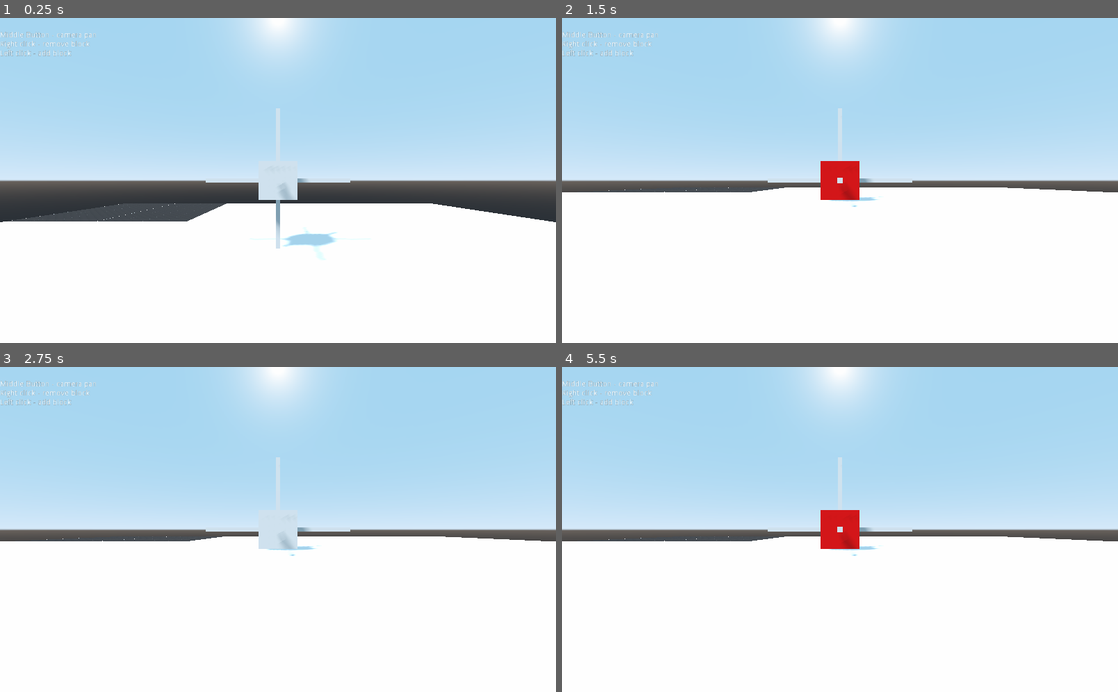
Above: before the commit, frames 1-4 (two rows, left to right).
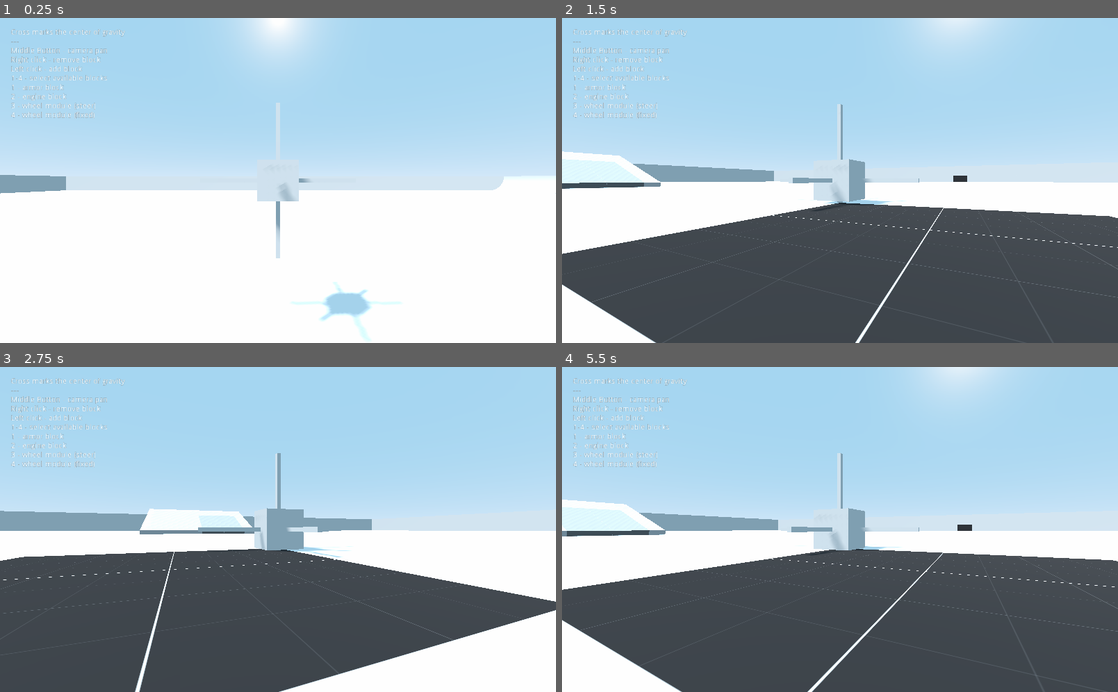
Above: after the commit, the same moments.

Repository: pawngames/GodotModularBuilder
Game: Godot game, scene res://src/level2.tscn
Same seed, same stepped clock (60 frames per second), same inputs: the game is played once before the commit and once after it.
Inputs (mouse positions are in pixels of both pictures, inside the frame that each line leads up to):
- Up to frame 1 (0.25 s): no input
- Up to frame 2 (1.5 s): tap Enter at 0.5 s; move the mouse to (962, 164) at 0.52 s; hold D (ui_steer_right) 0.53-1.28 s; tap 1 at 0.6 s; click (962, 164) at 0.67 s; tap 2 at 0.8, 1.35 s; move the mouse to (728, 196) at 1.27 s; hold S (ui_brake) from 1.28 s (still down); click (728, 196) at 1.42 s
- Up to frame 3 (2.75 s): tap 3 at 1.55, 2.1 s; move the mouse to (333, 458) at 2.02 s; release S (ui_brake) at 2.03 s; hold D (ui_steer_right) from 2.03 s (still down); click (333, 458) at 2.17 s; tap 4 at 2.3 s
- Up to frame 4 (5.5 s): move the mouse to (812, 594) at 2.77 s; release D (ui_steer_right) at 2.78 s; hold W (ui_accel) 2.78-3.53 s; tap 4 at 2.85, 5.3 s; click (812, 594) at 2.92 s; tap 1 at 3.05, 3.6 s; move the mouse to (1006, 578) at 3.52 s; hold A (ui_steer_left) 3.53-5.03 s; click (1006, 578) at 3.67 s; tap 2 at 3.8, 4.35 s; move the mouse to (673, 480) at 4.27 s; click (673, 480) at 4.42 s; tap 3 at 4.55, 5.1 s; move the mouse to (867, 529) at 5.02 s; hold S (ui_brake) from 5.03 s (still down); click (867, 529) at 5.17 s

The runs differ from the first frame. In frame 1, 11% of the frame differs, in the area x 0-100%, y 3-100%; in frame 2, 45%; in frame 3, 42%; in frame 4, 46%, in the area x 0-100%, y 0-100%.

Commit message:
Ok interface, vehicle physics in study. GodotPhysics is strange.

Diff:
--- /dev/null
+++ b/assets/module_icon.svg
@@ -0,0 +1,78 @@
+<?xml version="1.0" encoding="UTF-8" standalone="no"?>
+<!-- Created with Inkscape (http://www.inkscape.org/) -->
+
+<svg
+   width="16"
+   height="16"
+   viewBox="0 0 4.2333332 4.2333335"
+   version="1.1"
+   id="svg5"
+   inkscape:version="1.1 (c68e22c387, 2021-05-23)"
+   sodipodi:docname="module_icon.svg"
+   xmlns:inkscape="http://www.inkscape.org/namespaces/inkscape"
+   xmlns:sodipodi="http://sodipodi.sourceforge.net/DTD/sodipodi-0.dtd"
+   xmlns="http://www.w3.org/2000/svg"
+   xmlns:svg="http://www.w3.org/2000/svg">
+  <sodipodi:namedview
+     id="namedview7"
+     pagecolor="#ffffff"
+     bordercolor="#666666"
+     borderopacity="1.0"
+     inkscape:pageshadow="2"
+     inkscape:pageopacity="0.0"
+     inkscape:pagecheckerboard="0"
+     inkscape:document-units="mm"
+     showgrid="false"
+     units="px"
+     width="16px"
+     inkscape:snap-global="false"
+     inkscape:zoom="5.0671718"
+     inkscape:cx="3.15758"
+     inkscape:cy="21.017642"
+     inkscape:window-width="1640"
+     inkscape:window-height="1025"
+     inkscape:window-x="40"
+     inkscape:window-y="0"
+     inkscape:window-maximized="1"
+     inkscape:current-layer="layer1" />
+  <defs
+     id="defs2" />
+  <g
+     inkscape:label="Camada 1"
+     inkscape:groupmode="layer"
+     id="layer1">
+    <rect
+       style="opacity:1;fill:#ff8080;stroke-width:0.699064;stroke-linecap:square;stroke-dashoffset:98.5;paint-order:markers stroke fill"
+       id="rect846"
+       width="1.5994825"
+       height="1.5994825"
+       x="0.66517365"
+       y="2.3787696"
+       ry="0.33413383" />
+    <rect
+       style="fill:#ff8080;stroke-width:0.699064;stroke-linecap:square;stroke-dashoffset:98.5;paint-order:markers stroke fill"
+       id="rect846-3"
+       width="1.5994825"
+       height="1.5994825"
+       x="2.3614304"
+       y="2.3787696"
+       ry="0.33413383" />
+    <rect
+       style="fill:#ff8080;stroke-width:0.699064;stroke-linecap:square;stroke-dashoffset:98.5;paint-order:markers stroke fill"
+       id="rect846-6"
+       width="1.5994825"
+       height="1.5994825"
+       x="2.3614304"
+       y="0.65842021"
+       ry="0.33413383" />
+    <rect
+       style="fill:#ff8080;stroke-width:0.699064;stroke-linecap:square;stroke-dashoffset:98.5;paint-order:markers stroke fill"
+       id="rect846-7"
+       width="1.5994825"
+       height="1.5994825"
+       x="-0.89561552"
+       y="0.8812654"
+       ry="0.33413383"
+       transform="rotate(-45)" />
+  </g>
+</svg>
--- a/project.godot
+++ b/project.godot
@@ -13,9 +13,21 @@
 "class": "BuildModule",
 "language": "GDScript",
 "path": "res://src/Module.gd"
+}, {
+"base": "Area",
+"class": "SnapArea",
+"language": "GDScript",
+"path": "res://src/IndicatorArea.gd"
+}, {
+"base": "BuildModule",
+"class": "WheelModule",
+"language": "GDScript",
+"path": "res://src/blocks/WheelModule.gd"
 } ]
 _global_script_class_icons={
-"BuildModule": ""
+"BuildModule": "res://assets/module_icon.svg",
+"SnapArea": "",
+"WheelModule": ""
 }
 
 [application]
@@ -59,6 +71,7 @@
 
 [physics]
 
+common/physics_fps=120
 3d/physics_engine="GodotPhysics"
 
 [rendering]
--- a/src/level2.gd
+++ b/src/CamRefX.gd
@@ -5,7 +5,7 @@
 var mouse_control = false
 var mouse_sensitivity = 0.005
 
-var max_zoom = 10.0
+var max_zoom = 3.0
 var min_zoom = 0.5
 var zoom_speed = 0.2
 
@@ -17,20 +17,23 @@
 	pass
 
 func _process(delta):
-	$CamRefX.scale = lerp(scale, Vector3.ONE * zoom, zoom_speed)
-	$CamRefX.global_transform.origin = $Vehicle.global_transform.origin
+	scale = lerp(scale, Vector3.ONE * zoom, zoom_speed)
+	global_transform.origin = $"../Vehicle".global_transform.origin
+	if Input.is_action_pressed("ui_accel"):
+		rotation.y = lerp_angle(rotation.y, $"../Vehicle".rotation.y - PI/2, .03)
+	if Input.is_action_pressed("ui_brake"):
+		rotation.y = lerp_angle(rotation.y, $"../Vehicle".rotation.y + PI/2, .03)
 	pass
 
 func _unhandled_input(event):
 	if event is InputEventMouseMotion and btn_down:
 		if event.relative.x != 0:
 			var dir = 1 if invert_x else -1
-			$CamRefX.rotate_object_local(Vector3.UP, dir * event.relative.x * mouse_sensitivity)
+			rotate_object_local(Vector3.UP, dir * event.relative.x * mouse_sensitivity)
 		if event.relative.y != 0:
 			var dir = 1 if invert_y else -1
-			$CamRefX/CamRefY.rotate_object_local(Vector3.FORWARD, dir * event.relative.y * mouse_sensitivity)
+			$CamRefY.rotate_object_local(Vector3.FORWARD, dir * event.relative.y * mouse_sensitivity)
 	if event is InputEventMouseButton:
-		print(event.button_index)
 		if event.button_index == BUTTON_WHEEL_UP:
 			zoom -= zoom_speed
 		if event.button_index == BUTTON_WHEEL_DOWN:
--- a/src/IndicatorArea.gd
+++ b/src/IndicatorArea.gd
@@ -1,4 +1,6 @@
 extends Area
+
+class_name SnapArea
 
 signal indicator_pressed(pos, normal, left)
 
@@ -19,10 +21,8 @@
 func _on_IndicatorArea_input_event(camera, event, click_position:Vector3, click_normal, shape_idx):
 	if event is InputEventMouseButton:
 		if event.button_index == BUTTON_MASK_RIGHT and event.pressed:
-			print("clicked_r")
 			emit_signal("indicator_pressed", click_position, click_normal, false)
 		if event.button_index == BUTTON_MASK_LEFT and event.pressed:
-			print("clicked_l")
 			emit_signal("indicator_pressed", click_normal + global_transform.origin, click_normal, true)
 	if event is InputEventMouseMotion:
 		$Indicator.global_transform.origin = click_normal*2 + global_transform.origin
--- a/src/Module.gd
+++ b/src/Module.gd
@@ -1,23 +1,31 @@
 extends CollisionShape
 
-class_name BuildModule
+tool
+class_name BuildModule, "res://assets/module_icon.svg"
 
-signal block_input_pressed(direction, pos)
+func _get_configuration_warning():
+	if $Model == null or !($Model is MeshInstance):
+		return "A Model node of type MeshInstance is required"
+	if $SnapArea == null or !($SnapArea is SnapArea):
+		return "A SnapArea node of type SnapArea is required"
+	return ""
+
+signal block_torque_add(direction, pos)
+signal block_impulse_add(direction, pos)
 signal block_add(pos, normal)
 signal block_remove(id)
 
-#indicates this block's force direction
-var block_direction:Vector3 = global_transform.basis.y
+#indicates this block's force direction, if any
+var block_force_direction:Vector3 = Vector3.ZERO
+export var block_mass:float = 1.0
+export var block_health:float = 100.0
+export var block_name:String = "BaseBlock"
 
 func _ready():
 	pass
 
-func _process(delta):
-	if Input.is_action_pressed("ui_up"):
-		#sends the force vector to be applied
-		#on the main body
-		emit_signal("block_input_pressed", global_transform.basis.y*10.0, transform.origin)
-		pass
+func _physics_process(delta):
+	#Each module should implement its own logic
 	pass
 
 func _on_SnapArea_indicator_pressed(pos, normal, left):
@@ -26,3 +34,15 @@
 	else:
 		emit_signal("block_remove", self)
 	pass
+
+func align_with_y(xform, new_y):
+	xform.basis.y = new_y
+	xform.basis.x = -xform.basis.z.cross(new_y)
+	xform.basis = xform.basis.orthonormalized()
+	return xform
+
+func align_with_z(xform, new_z):
+	xform.basis.z = -new_z
+	xform.basis.x = -xform.basis.y.cross(new_z)
+	xform.basis = xform.basis.orthonormalized()
+	return xform
--- a/src/SnapArea.tscn
+++ b/src/SnapArea.tscn
@@ -8,7 +8,8 @@
 [sub_resource type="CubeMesh" id=2]
 
 [sub_resource type="SpatialMaterial" id=3]
-albedo_color = Color( 1, 0, 0, 1 )
+flags_transparent = true
+albedo_color = Color( 1, 0, 0, 0.490196 )
 
 [node name="SnapArea" type="Area"]
 script = ExtResource( 1 )
@@ -17,6 +18,7 @@
 shape = SubResource( 1 )
 
 [node name="Indicator" type="Spatial" parent="."]
+visible = false
 
 [node name="IndicatorShape" type="MeshInstance" parent="Indicator"]
 mesh = SubResource( 2 )
--- a/src/Vehicle.gd
+++ b/src/Vehicle.gd
@@ -1,59 +1,98 @@
 extends RigidBody
 
-var forces:Array = []
+var forces:Dictionary = {}
+var torques:Dictionary = {}
+
+var modules:Array = [
+	"res://src/blocks/ArmorModule.tscn",
+	"res://src/blocks/ThrusterModule.tscn",
+	"res://src/blocks/WheelSteerModule.tscn",
+	"res://src/blocks/WheelModule.tscn"
+]
+var selected:String = "res://src/blocks/ArmorModule.tscn"
 
 func _ready():
-	$BuildModule.connect("block_input_pressed", self, "_block_input")
-	$BuildModule.connect("block_add", self, "_block_added")
-	$BuildModule.connect("block_remove", self, "_block_removed")
+	$ArmorModule.connect("block_torque_add", self, "_block_input")
+	$ArmorModule.connect("block_impulse_add", self, "_block_input")
+	$ArmorModule.connect("block_add", self, "_block_added")
+	$ArmorModule.connect("block_remove", self, "_block_removed")
 	pass
 
 func _process(delta):
-	var force:Vector3 = Vector3.ZERO
-	for f in forces:
-		apply_impulse(f[1], f[0])
-	forces.clear()
 	pass
 
-func _block_removed(id):
+func _physics_process(delta):
+	#for f in forces.keys():
+	#	apply_central_impulse(forces.get(f))
+	#	#print("pos: " + str(f) + "|for: " + str(forces.get(f)))
+	#for t in torques.keys():
+	#	apply_torque_impulse(torques.get(t))
+	#	#print("pos: " + str(t) + "|for: " + str(torques.get(t)))
+	#if forces.size() > 0:
+	#	print("------------------")
+	#forces.clear()
+	#torques.clear()
+	pass
+
+func _block_removed(id:BuildModule):
+	mass -= id.block_mass
+	weight = mass*gravity_scale*9.8
 	remove_child(id)
-	mass -= 1.0
-	weight = mass*gravity_scale*9.8
 	_recalculate_cm()
 	pass
 
 func _block_added(pos, normal):
-	var new_module_scene = load("res://src/BuildModule.tscn").duplicate(true)
+	var new_module_scene = load(selected).duplicate(true)
 	var new_module = new_module_scene.instance()
 	add_child(new_module)
 	new_module.global_transform.origin = pos + normal
 	new_module.connect("block_add", self, "_block_added")
-	new_module.connect("block_input_pressed", self, "_block_input")
+	new_module.connect("block_impulse_add", self, "_block_impulse")
+	new_module.connect("block_torque_add", self, "_block_torque")
 	new_module.connect("block_remove", self, "_block_removed")
-	mass += 1.0
+	mass += new_module.block_mass
 	weight = mass*gravity_scale*9.8
 	_recalculate_cm()
+	apply_central_impulse(Vector3.UP)
 	pass
 
 func _recalculate_cm():
 	#assuming equal mass for every block
 	var start_pos = global_transform.origin
 	var new_cm = Vector3.ZERO
-	var count = 0
+	var count = 0.0
 	for child in get_children():
-		if child is CollisionShape:
-			count += 1
-			new_cm += child.transform.origin
+		if child is BuildModule:
+			count += child.block_mass
+			new_cm += child.transform.origin*child.block_mass
 	new_cm /= count
-	print("ncm" + str(new_cm))
 	for child in get_children():
-		if child is CollisionShape:
-			child.transform.origin -= new_cm/2
-	global_transform.origin -= new_cm.rotated(Vector3.UP, PI/2)/2
-	print("gt" + str(global_transform.origin))
+		if child is BuildModule:
+			child.transform.origin -= new_cm
+	global_transform.origin -= new_cm.rotated(Vector3.UP, PI/2)
 	$CM.transform.origin = Vector3.ZERO
 	pass
 
-func _block_input(direction, pos):
-	forces.append([direction, pos])
+func _block_impulse(direction, pos):
+	#forces[pos] = direction
+	apply_central_impulse(direction)
 	pass
+
+func _block_torque(direction, pos):
+	#torques[pos] = direction
+	apply_torque_impulse(direction*2)
+	pass
+
+func _unhandled_key_input(event):
+	if event is InputEventKey:
+		var evt:InputEventKey = event
+		if evt.pressed:
+			match event.scancode:
+				KEY_1:
+					selected = modules[0]
+				KEY_2:
+					selected = modules[1]
+				KEY_3:
+					selected = modules[2]
+				KEY_4:
+					selected = modules[3]
--- a/src/Vehicle.tscn
+++ b/src/Vehicle.tscn
@@ -1,32 +1,38 @@
-[gd_scene load_steps=5 format=2]
+[gd_scene load_steps=6 format=2]
 
-[ext_resource path="res://src/BuildModule.tscn" type="PackedScene" id=1]
+[ext_resource path="res://src/blocks/ArmorModule.tscn" type="PackedScene" id=1]
 [ext_resource path="res://src/Vehicle.gd" type="Script" id=2]
 
-[sub_resource type="CubeMesh" id=1]
+[sub_resource type="PhysicsMaterial" id=1]
+rough = true
+bounce = 0.3
+absorbent = true
+
+[sub_resource type="CubeMesh" id=2]
 size = Vector3( 8, 0.2, 0.2 )
 
-[sub_resource type="CubeMesh" id=2]
+[sub_resource type="CubeMesh" id=3]
 size = Vector3( 0.2, 0.2, 8 )
 
 [node name="Vehicle" type="RigidBody"]
 transform = Transform( 1, 0, 0, 0, 1, 0, 0, 0, 1, 0, 4, 0 )
-mass = 5.0
-linear_damp = 0.3
-angular_damp = 0.3
+physics_material_override = SubResource( 1 )
+continuous_cd = true
+linear_damp = 0.7
+angular_damp = 0.5
 script = ExtResource( 2 )
 
-[node name="BuildModule" parent="." instance=ExtResource( 1 )]
+[node name="ArmorModule" parent="." instance=ExtResource( 1 )]
 
 [node name="CM" type="MeshInstance" parent="."]
-mesh = SubResource( 1 )
+mesh = SubResource( 2 )
 material/0 = null
 
 [node name="x" type="MeshInstance" parent="CM"]
-mesh = SubResource( 2 )
+mesh = SubResource( 3 )
 material/0 = null
 
 [node name="y" type="MeshInstance" parent="CM"]
 transform = Transform( -4.37114e-08, -1, 0, -4.37114e-08, 1.91069e-15, -1, 1, -4.37114e-08, -4.37114e-08, 0, 0, 0 )
-mesh = SubResource( 2 )
+mesh = SubResource( 3 )
 material/0 = null
--- /dev/null
+++ b/src/blocks/ArmorModule.gd
@@ -0,0 +1,7 @@
+extends BuildModule
+
+func _ready():
+	pass
+
+func _physics_process(delta):
+	pass
--- /dev/null
+++ b/src/blocks/ArmorModule.tscn
@@ -0,0 +1,22 @@
+[gd_scene load_steps=5 format=2]
+
+[ext_resource path="res://src/blocks/ArmorModule.gd" type="Script" id=1]
+[ext_resource path="res://src/SnapArea.tscn" type="PackedScene" id=2]
+
+[sub_resource type="BoxShape" id=1]
+
+[sub_resource type="CubeMesh" id=2]
+
+[node name="ArmorModule" type="CollisionShape"]
+shape = SubResource( 1 )
+script = ExtResource( 1 )
+block_mass = 5.0
+block_name = "Armor Block"
+
+[node name="Model" type="MeshInstance" parent="."]
+mesh = SubResource( 2 )
+material/0 = null
+
+[node name="SnapArea" parent="." instance=ExtResource( 2 )]
+
+[connection signal="indicator_pressed" from="SnapArea" to="." method="_on_SnapArea_indicator_pressed"]
--- /dev/null
+++ b/src/blocks/GyroModule.gd
@@ -0,0 +1,8 @@
+extends BuildModule
+
+func _ready():
+	pass
+
+func _physics_process(delta):
+
+	pass
--- /dev/null
+++ b/src/blocks/GyroModule.tscn
@@ -0,0 +1,21 @@
+[gd_scene load_steps=5 format=2]
+
+[ext_resource path="res://src/blocks/GyroModule.gd" type="Script" id=1]
+[ext_resource path="res://src/SnapArea.tscn" type="PackedScene" id=2]
+
+[sub_resource type="BoxShape" id=1]
+
+[sub_resource type="CubeMesh" id=2]
+
+[node name="GyroModule" type="CollisionShape"]
+shape = SubResource( 1 )
+script = ExtResource( 1 )
+block_name = "Gyro Block"
+
+[node name="Model" type="MeshInstance" parent="."]
+mesh = SubResource( 2 )
+material/0 = null
+
+[node name="SnapArea" parent="." instance=ExtResource( 2 )]
+
+[connection signal="indicator_pressed" from="SnapArea" to="." method="_on_SnapArea_indicator_pressed"]
--- /dev/null
+++ b/src/blocks/ThrusterModule.gd
@@ -0,0 +1,18 @@
+extends BuildModule
+
+export var engine_force:float = 1.0
+
+func _ready():
+	block_force_direction = transform.basis.y
+	pass
+
+func _physics_process(delta):
+	#sends the force vector to be applied
+	#on the main body
+	if Input.is_action_pressed("ui_accel"):
+		emit_signal("block_impulse_add", block_force_direction*engine_force, transform.origin)
+		pass
+	if Input.is_action_pressed("ui_brake"):
+		emit_signal("block_impulse_add", -block_force_direction*engine_force, transform.origin)
+		pass
+	pass
--- /dev/null
+++ b/src/blocks/ThrusterModule.tscn
@@ -0,0 +1,23 @@
+[gd_scene load_steps=5 format=2]
+
+[ext_resource path="res://src/SnapArea.tscn" type="PackedScene" id=1]
+[ext_resource path="res://src/blocks/ThrusterModule.gd" type="Script" id=2]
+
+[sub_resource type="BoxShape" id=1]
+
+[sub_resource type="PrismMesh" id=2]
+
+[node name="ThrusterModule" type="CollisionShape"]
+shape = SubResource( 1 )
+script = ExtResource( 2 )
+block_mass = 5.0
+block_name = "Thruster Block"
+engine_force = 2.0
+
+[node name="Model" type="MeshInstance" parent="."]
+mesh = SubResource( 2 )
+material/0 = null
+
+[node name="SnapArea" parent="." instance=ExtResource( 1 )]
+
+[connection signal="indicator_pressed" from="SnapArea" to="." method="_on_SnapArea_indicator_pressed"]
--- /dev/null
+++ b/src/blocks/WheelModule.gd
@@ -0,0 +1,25 @@
+extends BuildModule
+
+class_name WheelModule
+
+export var wheel_force:float = 5.0
+var wheel_spin:float = 0.0
+
+func _ready():
+	pass
+
+func _physics_process(delta):
+	#updates wheel direction
+	block_force_direction = -global_transform.basis.z*wheel_force
+	if Input.is_action_pressed("ui_accel"):
+		if $RayCast.is_colliding():
+			emit_signal("block_impulse_add", block_force_direction, transform.origin)
+		wheel_spin += 0.01
+	elif Input.is_action_pressed("ui_brake"):
+		if $RayCast.is_colliding():
+			emit_signal("block_impulse_add", -block_force_direction, transform.origin)
+		wheel_spin -= 0.01
+	else:
+		wheel_spin = lerp_angle(wheel_spin, 0.0, 0.1)
+	$Model.rotation += Vector3.UP*wheel_spin
+	pass
--- /dev/null
+++ b/src/blocks/WheelModule.tscn
@@ -0,0 +1,50 @@
+[gd_scene load_steps=8 format=2]
+
+[ext_resource path="res://src/SnapArea.tscn" type="PackedScene" id=1]
+[ext_resource path="res://src/blocks/WheelModule.gd" type="Script" id=2]
+
+[sub_resource type="CylinderShape" id=1]
+margin = 0.001
+radius = 2.0
+
+[sub_resource type="CylinderMesh" id=2]
+top_radius = 2.0
+bottom_radius = 2.0
+radial_segments = 8
+
+[sub_resource type="CubeMesh" id=3]
+size = Vector3( 0.5, 2.5, 1.5 )
+
+[sub_resource type="SpatialMaterial" id=4]
+albedo_color = Color( 1, 0, 0, 1 )
+
+[sub_resource type="PrismMesh" id=5]
+size = Vector3( 1, 0.5, 2.5 )
+
+[node name="WheelModule" type="CollisionShape"]
+transform = Transform( -4.37114e-08, -1, 0, 1, -4.37114e-08, 0, 0, 0, 1, 0, 0, 0 )
+shape = SubResource( 1 )
+script = ExtResource( 2 )
+
+[node name="Model" type="MeshInstance" parent="."]
+mesh = SubResource( 2 )
+material/0 = null
+
+[node name="SnapArea" parent="." instance=ExtResource( 1 )]
+
+[node name="RayCast" type="RayCast" parent="."]
+transform = Transform( 1, 0, 0, 0, 1, 0, 0, 0, 1, -2, 0, 0 )
+enabled = true
+cast_to = Vector3( -1, 0, 0 )
+
+[node name="Arrow" type="MeshInstance" parent="."]
+transform = Transform( -1, 8.74228e-08, 8.74228e-08, 8.74228e-08, 1, -3.82137e-15, -8.74228e-08, 3.82137e-15, -1, 0, 0, 0 )
+mesh = SubResource( 3 )
+material/0 = SubResource( 4 )
+
+[node name="Point" type="MeshInstance" parent="Arrow"]
+transform = Transform( 1, -4.37114e-08, -4.37114e-08, -4.37114e-08, -4.37114e-08, -1, 4.37114e-08, 1, -4.37114e-08, 0, 0, 0.9 )
+mesh = SubResource( 5 )
+material/0 = SubResource( 4 )
+
+[connection signal="indicator_pressed" from="SnapArea" to="." method="_on_SnapArea_indicator_pressed"]
--- /dev/null
+++ b/src/blocks/WheelSteerModule.gd
@@ -0,0 +1,20 @@
+extends WheelModule
+
+var wheel_turn:float = 0.0
+
+func _ready():
+	pass
+
+func _physics_process(delta):
+	block_force_direction = global_transform.basis.x.normalized()*wheel_force
+	if Input.is_action_pressed("ui_steer_left"):
+		wheel_turn = lerp_angle(wheel_turn, PI/6, .01)
+	elif Input.is_action_pressed("ui_steer_right"):
+		wheel_turn = lerp_angle(wheel_turn, -PI/6, .01)
+	else:
+		wheel_turn = lerp_angle(wheel_turn, 0.0, .5)
+	rotation.y = wheel_turn
+	if $RayCast.is_colliding() and Input.is_action_pressed("ui_accel"):
+		emit_signal("block_torque_add", block_force_direction*wheel_turn*10.0, transform.origin)
+	._physics_process(delta)
+	pass
--- /dev/null
+++ b/src/blocks/WheelSteerModule.tscn
@@ -0,0 +1,49 @@
+[gd_scene load_steps=8 format=2]
+
+[ext_resource path="res://src/SnapArea.tscn" type="PackedScene" id=1]
+[ext_resource path="res://src/blocks/WheelSteerModule.gd" type="Script" id=2]
+
+[sub_resource type="CylinderShape" id=1]
+radius = 2.0
+
+[sub_resource type="CylinderMesh" id=2]
+top_radius = 2.0
+bottom_radius = 2.0
+radial_segments = 8
+
+[sub_resource type="CubeMesh" id=3]
+size = Vector3( 0.5, 2.5, 1.5 )
+
+[sub_resource type="SpatialMaterial" id=4]
+albedo_color = Color( 1, 0, 0, 1 )
+
+[sub_resource type="PrismMesh" id=5]
+size = Vector3( 1, 0.5, 2.5 )
+
+[node name="WheelSteerModule" type="CollisionShape"]
+transform = Transform( -4.37114e-08, -1, 0, 1, -4.37114e-08, 0, 0, 0, 1, 0, 0, 0 )
+shape = SubResource( 1 )
+script = ExtResource( 2 )
+
+[node name="Model" type="MeshInstance" parent="."]
+mesh = SubResource( 2 )
+material/0 = null
+
+[node name="SnapArea" parent="." instance=ExtResource( 1 )]
+
+[node name="RayCast" type="RayCast" parent="."]
+transform = Transform( 1, 0, 0, 0, 1, 0, 0, 0, 1, -2, 0, 0 )
+enabled = true
+cast_to = Vector3( -1, 0, 0 )
+
+[node name="Arrow" type="MeshInstance" parent="."]
+transform = Transform( -1, 8.74228e-08, 8.74228e-08, 8.74228e-08, 1, -3.82137e-15, -8.74228e-08, 3.82137e-15, -1, 0, 0, 0 )
+mesh = SubResource( 3 )
+material/0 = SubResource( 4 )
+
+[node name="Point" type="MeshInstance" parent="Arrow"]
+transform = Transform( 1, -4.37114e-08, -4.37114e-08, -4.37114e-08, -4.37114e-08, -1, 4.37114e-08, 1, -4.37114e-08, 0, 0, 0.9 )
+mesh = SubResource( 5 )
+material/0 = SubResource( 4 )
+
+[connection signal="indicator_pressed" from="SnapArea" to="." method="_on_SnapArea_indicator_pressed"]
--- a/src/level2.tscn
+++ b/src/level2.tscn
@@ -1,21 +1,15 @@
-[gd_scene load_steps=7 format=2]
+[gd_scene load_steps=5 format=2]
 
 [ext_resource path="res://src/Vehicle.tscn" type="PackedScene" id=1]
-[ext_resource path="res://src/level2.gd" type="Script" id=2]
+[ext_resource path="res://src/CamRefX.gd" type="Script" id=2]
 [ext_resource path="res://assets/textures/texture_01.png" type="Texture" id=3]
 
-[sub_resource type="PlaneMesh" id=1]
-size = Vector2( 50, 50 )
-
-[sub_resource type="SpatialMaterial" id=5]
+[sub_resource type="SpatialMaterial" id=1]
 albedo_texture = ExtResource( 3 )
-uv1_scale = Vector3( 3, 3, 3 )
-
-[sub_resource type="BoxShape" id=2]
-extents = Vector3( 25, 0.1, 25 )
+uv1_scale = Vector3( 0.1, 0.1, 0.1 )
+uv1_triplanar = true
 
 [node name="level2" type="Spatial"]
-script = ExtResource( 2 )
 
 [node name="UI" type="Control" parent="."]
 anchor_right = 1.0
@@ -25,30 +19,36 @@
 "_edit_use_anchors_": false
 }
 
-[node name="HBoxContainer" type="HBoxContainer" parent="UI"]
-anchor_right = 1.0
-margin_top = 25.0
-margin_bottom = 56.0
+[node name="MarginContainer" type="MarginContainer" parent="UI"]
+margin_left = 20.0
+margin_top = 20.0
+margin_right = 20.0
+margin_bottom = 20.0
 __meta__ = {
 "_edit_use_anchors_": false
 }
 
-[node name="Label" type="Label" parent="UI/HBoxContainer"]
-margin_right = 178.0
-margin_bottom = 65.0
-text = "Middle Button - camera pan
+[node name="HBoxContainer" type="HBoxContainer" parent="UI/MarginContainer"]
+margin_right = 210.0
+margin_bottom = 184.0
+__meta__ = {
+"_edit_use_anchors_": false
+}
+
+[node name="Label" type="Label" parent="UI/MarginContainer/HBoxContainer"]
+margin_right = 210.0
+margin_bottom = 184.0
+text = "Cross marks the center of gravity
+---
+Middle Button - camera pan
 Right click - remove block
 Left click - add block
+1-4 - select available blocks
+1 - armor block
+2 - engine block
+3 - wheel module (steer)
+4 - wheel module (fixed)
 "
-
-[node name="Ground" type="MeshInstance" parent="."]
-mesh = SubResource( 1 )
-material/0 = SubResource( 5 )
-
-[node name="StaticBody" type="StaticBody" parent="Ground"]
-
-[node name="CollisionShape" type="CollisionShape" parent="Ground/StaticBody"]
-shape = SubResource( 2 )
 
 [node name="Vehicle" parent="." instance=ExtResource( 1 )]
 transform = Transform( -4.37114e-08, 0, -1, 0, 1, 0, 1, 0, -4.37114e-08, 0, 4, 0 )
@@ -59,8 +59,39 @@
 
 [node name="CamRefX" type="Spatial" parent="."]
 transform = Transform( -4.37114e-08, 0, -1, 0, 1, 0, 1, 0, -4.37114e-08, 0, 4, 0 )
+script = ExtResource( 2 )
 
 [node name="CamRefY" type="Spatial" parent="CamRefX"]
 
 [node name="Camera" type="Camera" parent="CamRefX/CamRefY"]
 transform = Transform( -4.37114e-08, 0, 1, 0, 1, 0, -1, 0, -4.37114e-08, 7, 0, 0 )
+far = 1500.0
+
+[node name="CSGCombiner" type="CSGCombiner" parent="."]
+material_override = SubResource( 1 )
+use_collision = true
+
+[node name="CSGBox" type="CSGBox" parent="CSGCombiner"]
+width = 436.092
+height = 15.0
+depth = 444.632
+
+[node name="CSGBox2" type="CSGBox" parent="CSGCombiner"]
+transform = Transform( 1, 0, 0, 0, 1, 0, 0, 0, 1, 0, 7.5, 0 )
+operation = 2
+width = 378.0
+height = 25.0
+depth = 390.0
+
+[node name="CSGBox3" type="CSGBox" parent="CSGCombiner"]
+transform = Transform( 0.947042, 0.321109, 0, -0.321109, 0.947042, 0, 0, 0, 1, -54.171, -2.08635, 0 )
+width = 18.5579
+height = 1.84841
+depth = 25.2378
+
+[node name="CSGCylinder" type="CSGCylinder" parent="CSGCombiner"]
+transform = Transform( 1, 0, 0, 0, -4.37114e-08, 1, 0, -1, -4.37114e-08, 188.944, 7.5, 0 )
+operation = 2
+radius = 12.5
+height = 390.0
+sides = 32
Not shown, added: assets/module_icon.svg.import
Renamed: src/BuildModule.tscn -> src/AbstractModule.tscn
